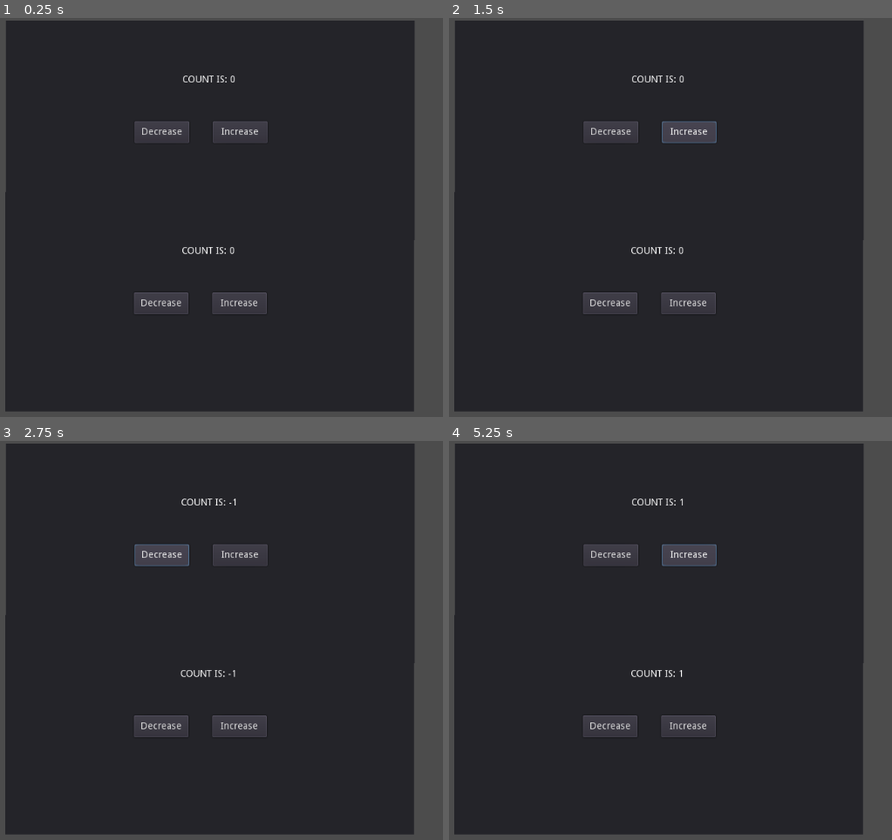
Above: before the commit, frames 1-4 (two rows, left to right).
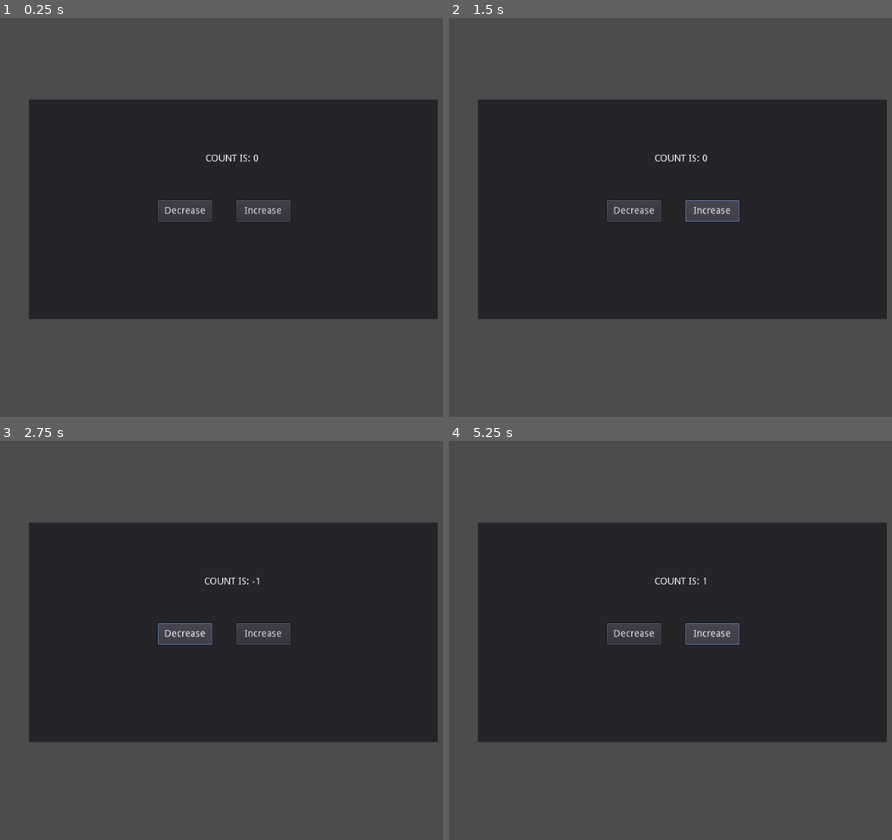
Above: after the commit, the same moments.

Repository: srobertson421/godot-first-project
Game: Godot game, scene res://scenes/Main.tscn
The game is run twice, just before and just after one commit, with the same random seed, the same clock (stepped at 60 frames per second) and the same inputs.
Inputs:
- Up to frame 1 (0.25 s): no input
- Up to frame 2 (1.5 s): click "Decrease" at 0.5 s; click "Increase" at 1.25 s
- Up to frame 3 (2.75 s): click "Decrease" at 2 s
- Up to frame 4 (5.25 s): click "Increase" at 2.75 s; click "Decrease" at 3.5 s; click "Increase" at 4.25 s; tap Enter at 5 s

The runs differ from the first frame. In frame 1, 48% of the frame differs, in the area x 1-99%, y 0-99%; in frame 2, 49%; in frame 3, 49%; in frame 4, 49%.

Commit message:
moved countpanel into new blueprints folder

Diff:
--- a/scenes/CountPanel.gd
+++ b/blueprints/CountPanel/CountPanel.gd
@@ -4,7 +4,10 @@
 
 func _ready():
 	updateCount()
-	Count.subscribe(self.get_instance_id(), funcref(self, "updateCount"))
+	Count.subscribe(
+		get_instance_id(),
+		funcref(self, "updateCount")
+	)
 
 func updateCount():
 	get_node("CountLabel").text = str("Count is: ", Count.count)
--- a/scenes/CountPanel.tscn
+++ b/blueprints/CountPanel/CountPanel.tscn
@@ -1,6 +1,7 @@
 [gd_scene load_steps=2 format=2]
 
-[ext_resource path="res://scenes/CountPanel.gd" type="Script" id=1]
+[ext_resource path="res://blueprints/CountPanel/CountPanel.gd" type="Script" id=1]
+
 
 [node name="Panel" type="Panel"]
 margin_left = 208.0
--- a/project.godot
+++ b/project.godot
@@ -21,7 +21,7 @@
 
 [autoload]
 
-Count="*res://Count.gd"
+Count="*res://state/Count.gd"
 
 [rendering]
 
--- a/scenes/Main.tscn
+++ b/scenes/Main.tscn
@@ -1,17 +1,11 @@
 [gd_scene load_steps=2 format=2]
 
-[ext_resource path="res://scenes/CountPanel.tscn" type="PackedScene" id=1]
+[ext_resource path="res://blueprints/CountPanel/CountPanel.tscn" type="PackedScene" id=1]
 
 [node name="Node2D" type="Node2D"]
 
 [node name="Panel" parent="." instance=ExtResource( 1 )]
-margin_left = 207.0
-margin_top = 4.0
-margin_right = 807.0
-margin_bottom = 327.0
-
-[node name="Panel2" parent="." instance=ExtResource( 1 )]
-margin_left = 206.0
-margin_top = 256.0
-margin_right = 806.0
-margin_bottom = 579.0
+margin_left = 241.0
+margin_top = 120.0
+margin_right = 841.0
+margin_bottom = 443.0
--- a/Count.gd
+++ b/state/Count.gd
@@ -1,4 +1,4 @@
-extends "res://State.gd"
+extends "res://state/BaseState.gd"
 
 var count: = 0
 
Renamed: State.gd -> state/BaseState.gd
